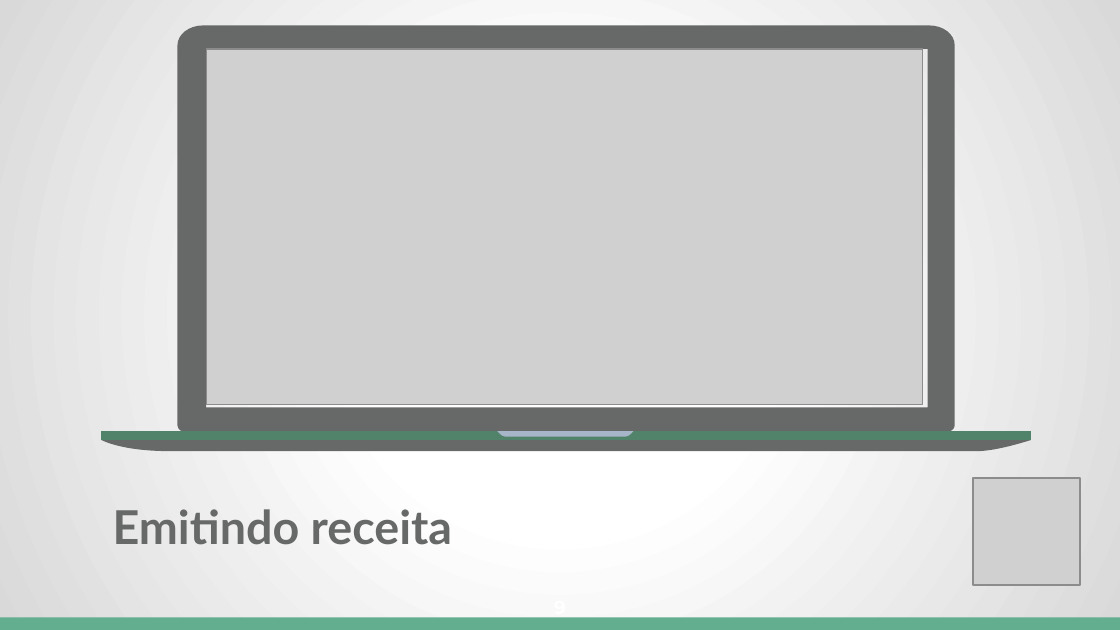
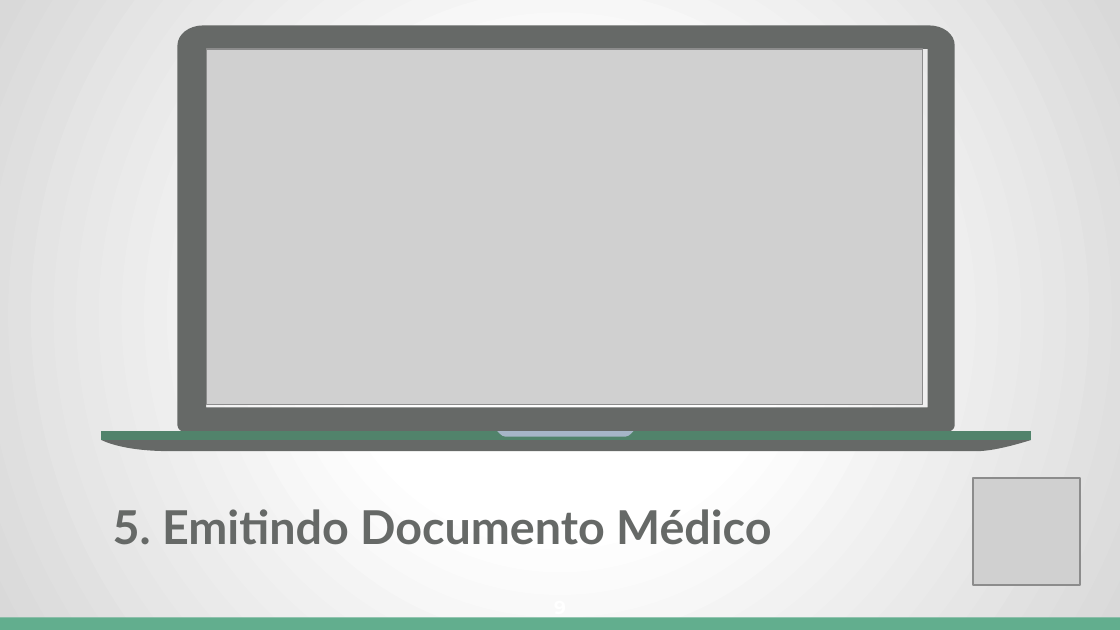
Before and after one commit to Conselho-Federal-de-Medicina/integracao-prescricao-cfm, a slide deck: slide 9 of docs/apresentacao/Integracao_com_a_Prescricao_Eletronica_do_CFM.pptx. Drawn at 1120x630 pixels with LibreOffice and Linux fonts; fonts in the diff are those of the drawing; grey boxes stand for pictures. Boxes give left, top, right and bottom in pixels: in the first picture for what was removed or moved away, otherwise in the second. Text is boxed around its words. In the diff, an @@ line names an element or a change of style, - is before the commit and + after.

```diff
--- a/docs/apresentacao/Integracao_com_a_Prescricao_Eletronica_do_CFM.pptx
+++ b/docs/apresentacao/Integracao_com_a_Prescricao_Eletronica_do_CFM.pptx
@@ text at box(113, 509, 771, 545): text changed @@
-Emitindo receita
+5. Emitindo Documento Médico
```
Also in this commit, not shown: 9 other slides changed, 4 slides removed.
